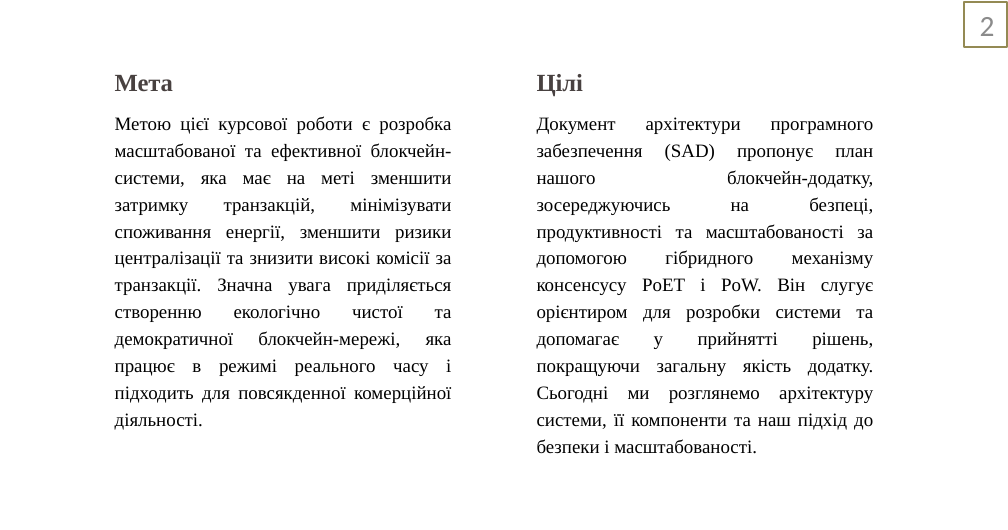
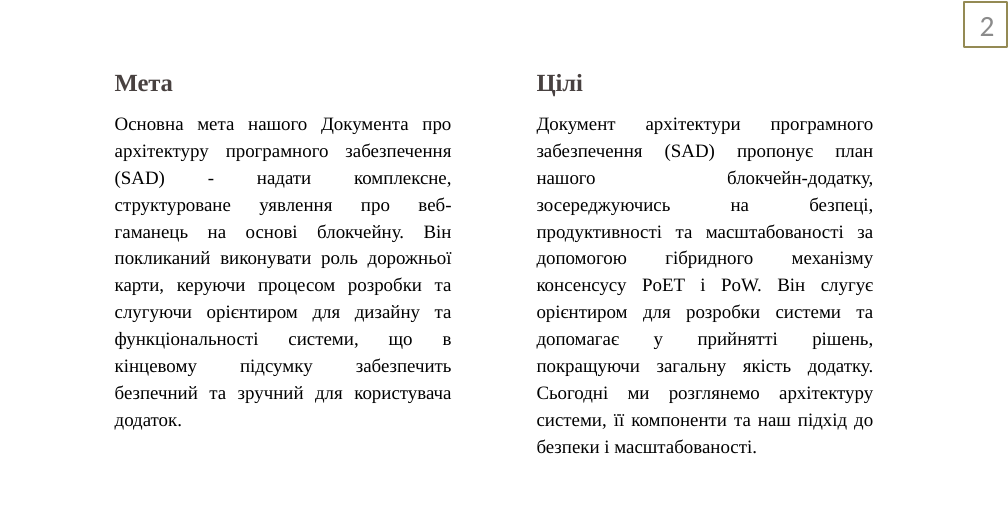
Before and after one commit to Sunr1s/BlockChain, a slide deck: slide 2 of sad/blokchejn-platforma-dlya-avtomatizovanoyi-platizhnoyi-sistemi-zahist-zvitu-z-tehnologichnoyi-praktiki-2023-5-30-16-16-39.pptx. Drawn at 1008x530 pixels with LibreOffice and Linux fonts; fonts in the diff are those of the drawing. Boxes give left, top, right and bottom in pixels: in the first picture for what was removed or moved away, otherwise in the second. Text is boxed around its words. In the diff, an @@ line names an element or a change of style, - is before the commit and + after.

```diff
--- a/sad/blokchejn-platforma-dlya-avtomatizovanoyi-platizhnoyi-sistemi-zahist-zvitu-z-tehnologichnoyi-praktiki-2023-5-30-16-16-39.pptx
+++ b/sad/blokchejn-platforma-dlya-avtomatizovanoyi-platizhnoyi-sistemi-zahist-zvitu-z-tehnologichnoyi-praktiki-2023-5-30-16-16-39.pptx
@@ text at bbox=[115, 117, 452, 430]: text changed @@
-Метою цієї курсової роботи є розробка масштабованої та ефективної блокчейн-системи, яка має на меті зменшити затримку транзакцій, мінімізувати споживання енергії, зменшити ризики централізації та знизити високі комісії за транзакції. Значна увага приділяється створенню екологічно чистої та демократичної блокчейн-мережі, яка працює в режимі реального часу і підходить для повсякденної комерційної діяльності.
+Основна мета нашого Документа про архітектуру програмного забезпечення (SAD) - надати комплексне, структуроване уявлення про веб-гаманець на основі блокчейну. Він покликаний виконувати роль дорожньої карти, керуючи процесом розробки та слугуючи орієнтиром для дизайну та функціональності системи, що в кінцевому підсумку забезпечить безпечний та зручний для користувача додаток.
```
Also in this commit, not shown: 2 other slides changed, 1 slide added, 1 slide removed, 4 other files.
